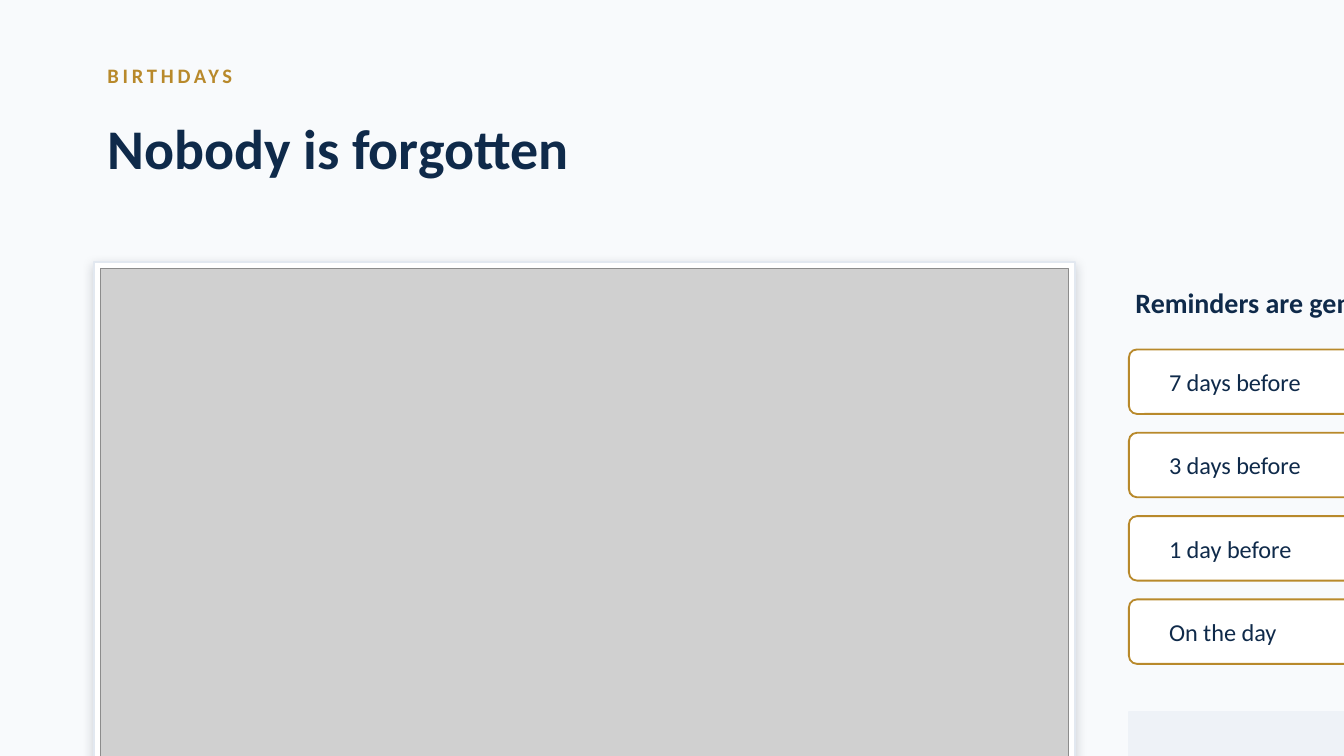
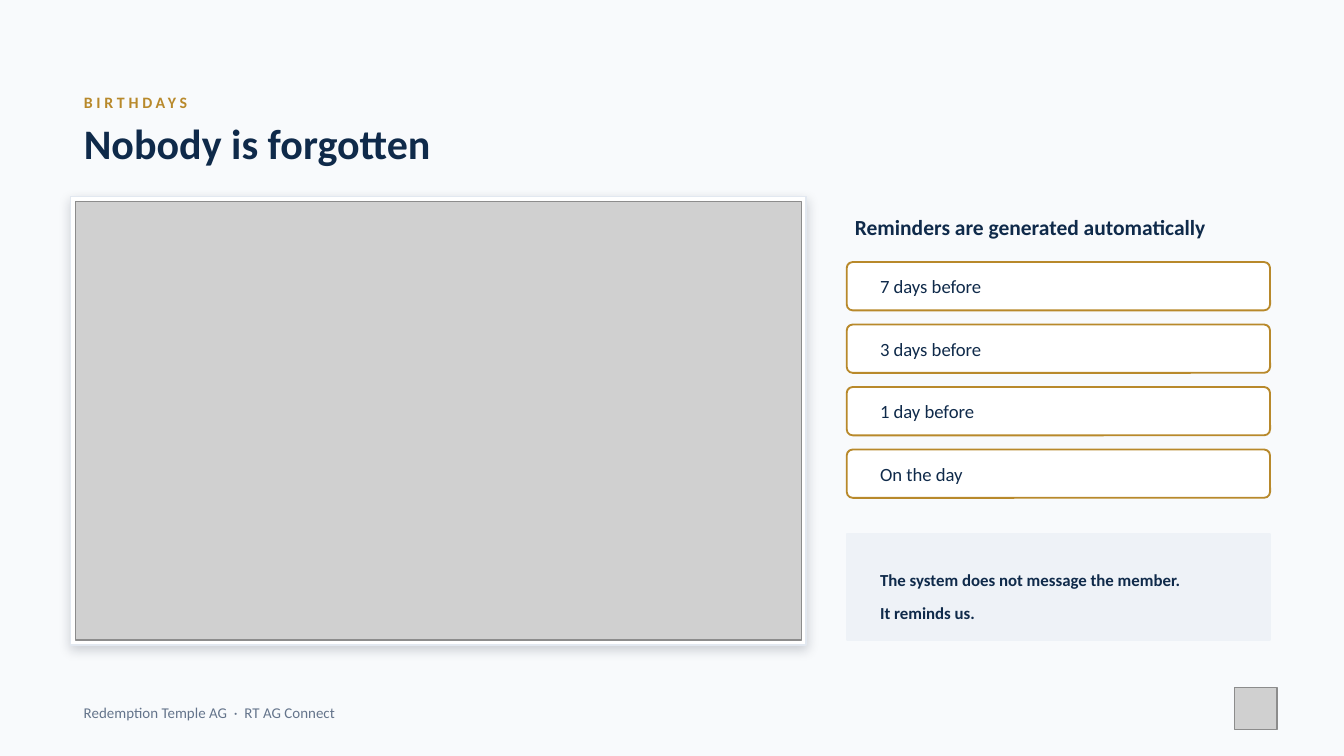
Before and after one commit to nhanhayhaw/ChurchCONNECT, a slide deck: slide 13 of docs/ChurchConnect-Leadership-Presentation.pptx. Drawn at 1344x756 pixels with LibreOffice and Linux fonts; fonts in the diff are those of the drawing; grey boxes stand for pictures; background and template pictures are left out. Boxes give left, top, right and bottom in pixels: in the first picture for what was removed or moved away, otherwise in the second. Text is boxed around its words. In the diff, an @@ line names an element or a change of style, - is before the commit and + after.

```diff
--- a/docs/ChurchConnect-Leadership-Presentation.pptx
+++ b/docs/ChurchConnect-Leadership-Presentation.pptx
@@ text "BIRTHDAYS": place and size @@
-text "BIRTHDAYS" at box(94, 56, 1344, 94)
+text "BIRTHDAYS" at box(70, 89, 1269, 117)
@@ text "BIRTHDAYS" at box(70, 89, 1269, 117): size 11 to 8.5 pt @@
@@ text "Nobody is forgotten": place and size @@
-text "Nobody is forgotten" at box(107, 129, 568, 179)
+text "Nobody is forgotten" at box(84, 129, 431, 166)
@@ text "Nobody is forgotten" at box(84, 129, 431, 166): size 30 to 22.5 pt @@
@@ rectangle: place and size @@
-rectangle at box(94, 262, 1075, 756)
+rectangle at box(70, 196, 805, 645)
@@ picture: place and size @@
-picture at box(101, 269, 1068, 756)
+picture at box(75, 202, 801, 640)
@@ text "Reminders are generated automatically": place and size @@
-text "Reminders are generated automatically" at box(1135, 293, 1304, 314)
+text "Reminders are generated automatically" at box(855, 220, 1206, 239)
@@ text "Reminders are generated automatically" at box(855, 220, 1206, 239): size 15 to 11.5 pt @@
@@ rounded rectangle: place and size @@
-rounded rectangle at box(1129, 349, 1344, 414)
+rounded rectangle at box(847, 262, 1270, 310)
@@ text "7 days before": place and size @@
-text "7 days before" at box(1169, 374, 1300, 395)
+text "7 days before" at box(880, 280, 981, 296)
@@ rounded rectangle: place and size @@
-rounded rectangle at box(1129, 433, 1344, 497)
+rounded rectangle at box(847, 325, 1270, 374)
@@ text "3 days before": place and size @@
-text "3 days before" at box(1169, 457, 1300, 478)
+text "3 days before" at box(880, 343, 981, 359)
@@ rounded rectangle: place and size @@
-rounded rectangle at box(1129, 516, 1344, 581)
+rounded rectangle at box(847, 387, 1270, 435)
@@ text "1 day before": place and size @@
-text "1 day before" at box(1169, 541, 1291, 562)
+text "1 day before" at box(880, 405, 974, 421)
@@ rounded rectangle: place and size @@
-rounded rectangle at box(1129, 599, 1344, 664)
+rounded rectangle at box(847, 450, 1270, 499)
@@ size 13 to 10 pt in 4 elements at box(880, 280, 981, 296), box(880, 343, 981, 359), box(880, 405, 974, 421), box(880, 468, 963, 484) @@
@@ text "On the day": place and size @@
-text "On the day" at box(1169, 624, 1277, 645)
+text "On the day" at box(880, 468, 963, 484)
@@ rectangle: place and size @@
-rectangle at box(1129, 712, 1344, 756)
+rectangle at box(847, 535, 1270, 641)
@@ text "The system does not message ...": place and size @@
-text "The system does not message ..." at box(1156, 732, 1344, 756)
+text "The system does not message ..." at box(880, 574, 1180, 619)
@@ text "The system does not message ..." at box(880, 574, 1180, 619): size 12 to 9 pt @@
@@ picture added at box(1235, 688, 1278, 731) @@
@@ text added at box(84, 707, 334, 721), 8 pt, text #64748B @@
+Redemption Temple AG · RT AG Connect
```
Also in this commit, not shown: 21 other slides changed, 5 other files.
